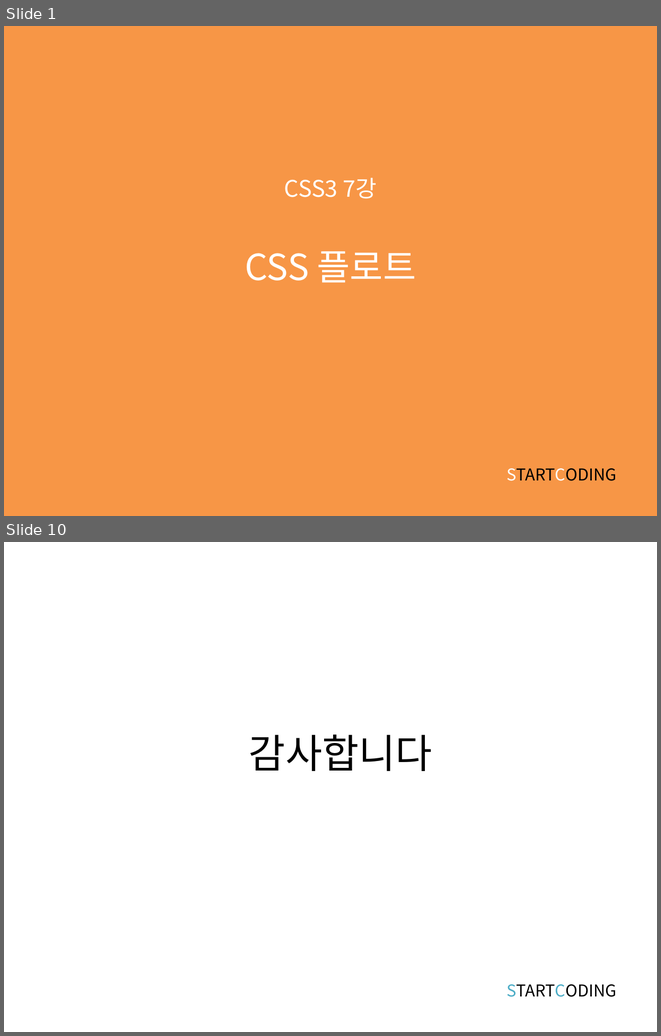
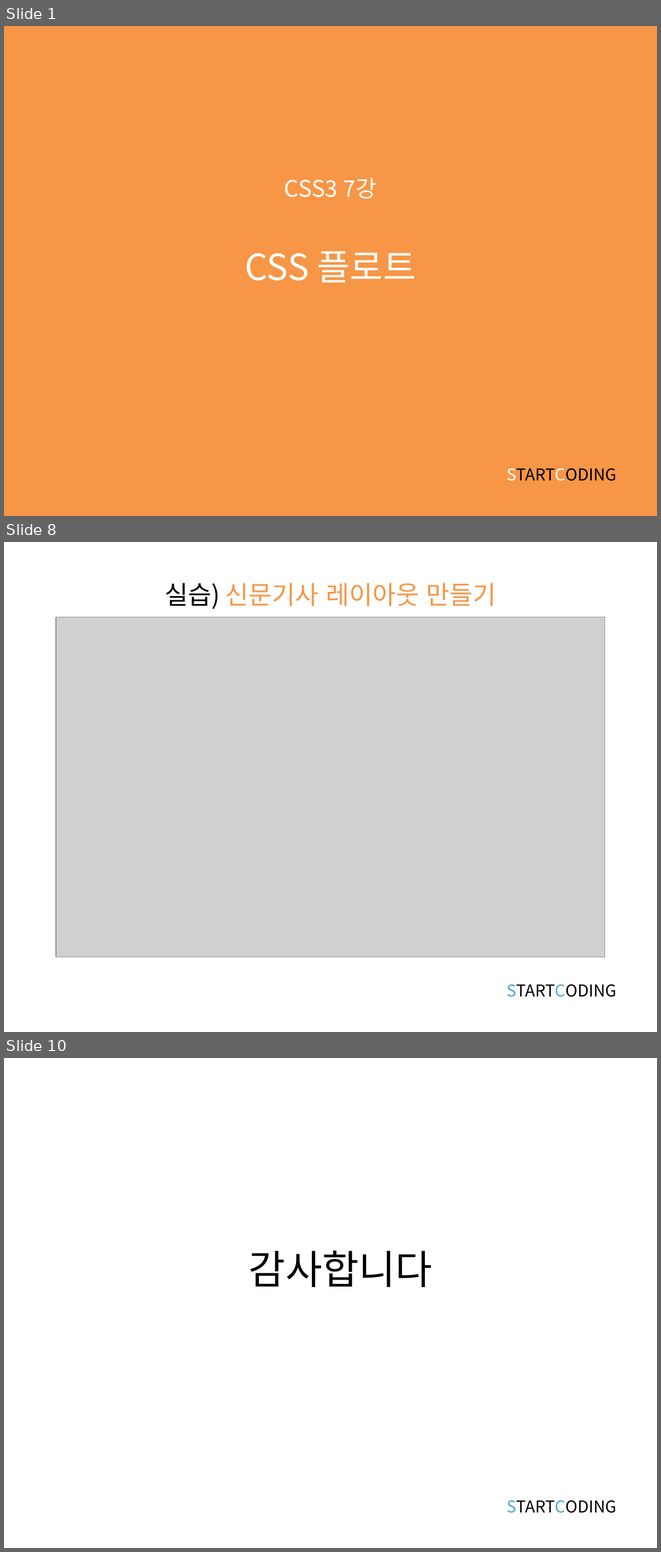
Before and after one commit to kwonkijun/web, a slide deck: 프론트엔드기초(PPT)/CSS3 7강_CSS 플로트.pptx. Shown one above the other, each under a label of ours: slides 1 and 10 before the commit, slides 1, 8 and 10 after it; the slides between them are not shown. The pictures are 661x1036 and 661x1552 pixels, drawn with LibreOffice and Linux fonts; fonts in the diff are those of the drawing; grey boxes stand for pictures. Boxes give left, top, right and bottom in pixels: in the first picture for what was removed or moved away, otherwise in the second. Text is boxed around its words. In the diff, an @@ line names an element or a change of style, - is before the commit and + after.

```diff
--- a/프론트엔드기초(PPT)/CSS3 7강_CSS 플로트.pptx
+++ b/프론트엔드기초(PPT)/CSS3 7강_CSS 플로트.pptx
@@ slide 8 added at (4, 542, 657, 1032), background #FFFFFF @@
@@ text added at (165, 583, 496, 609), 28 pt, text #F79646 @@
+실습) 신문기사 레이아웃 만들기
@@ picture added at (56, 617, 606, 958) @@
@@ text added at (506, 984, 617, 997), 18 pt, text #000000 @@
+STARTCODING
```
Also in this commit, not shown: 5 slides changed, 2 other slides added, 3 slides removed, 34 other files.
